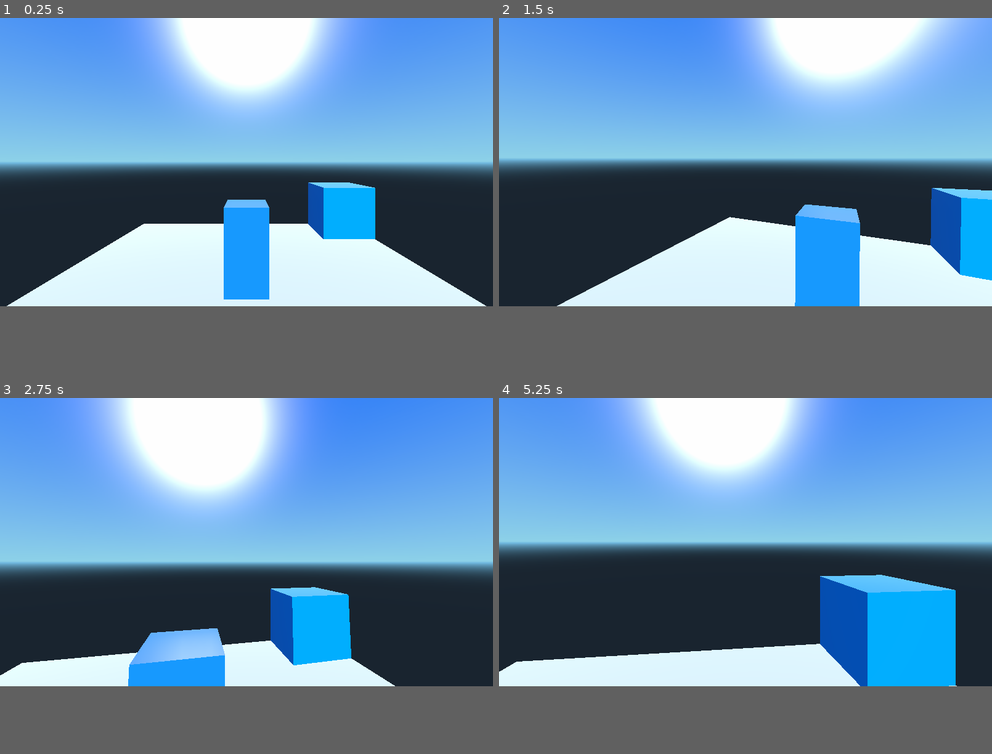
Above: before the commit, frames 1-4 (two rows, left to right).
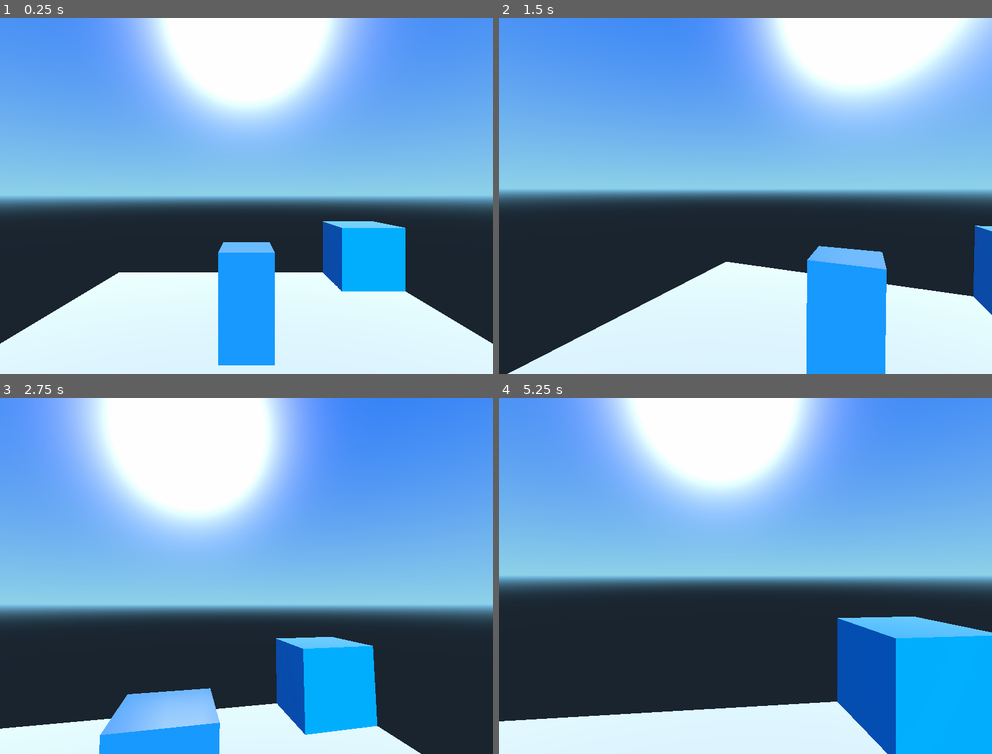
Above: after the commit, the same moments.

Repository: JaccomoLorenz/godot-camera-control
Game: Godot game, scene res://assets/maujoe.camera_control/demo/demo.tscn
Two runs of this game, one before a commit and one after it. Both use one fixed random seed, a clock stepped at 60 frames per second and the inputs below.
Inputs (mouse positions are in pixels of both pictures, inside the frame that each line leads up to):
- Up to frame 1 (0.25 s): no input
- Up to frame 2 (1.5 s): tap Enter at 0.5 s; move the mouse to (770, 160) at 0.52 s; hold Up (ui_up) from 0.53 s (still down); click (770, 160) at 0.67 s; move the mouse to (720, 163) at 1.27 s; click (720, 163) at 1.42 s
- Up to frame 3 (2.75 s): keep holding Up (ui_up); move the mouse to (256, 536) at 2.02 s; click (256, 536) at 2.17 s
- Up to frame 4 (5.25 s): keep holding Up (ui_up); move the mouse to (740, 547) at 2.77 s; click (740, 547) at 2.92 s; move the mouse to (780, 543) at 3.52 s; click (780, 543) at 3.67 s; move the mouse to (706, 540) at 4.27 s; click (706, 540) at 4.42 s; move the mouse to (750, 540) at 5.02 s; click (750, 540) at 5.17 s
In our replay, the window is 800x468 before the commit and 800x578 after it. These sizes can differ from the game's own. Grey fills any space a smaller window leaves; there, only what the larger window draws over its background counts as a difference.

The runs differ from the first frame. In frame 1, 51% of the frame differs, in the area x 0-100%, y 0-100%; in frame 2, 47%; in frame 3, 47%; in frame 4, 48%.

Commit message:
Add files via upload
Increased Window height to 740 to allow GUI to be seen a TODO for later might be to make it a scrollContainer

Diff:
--- a/project.godot
+++ b/project.godot
@@ -21,8 +21,9 @@
 
 [display]
 
+window/size/height=740
 window/size/test_width=1024
-window/size/test_height=600
+window/size/test_height=740
 
 [input]
 
@@ -85,6 +86,18 @@
 "events": [ Object(InputEventMouseButton,"resource_local_to_scene":false,"resource_name":"","device":0,"alt":false,"shi …(212 unchanged characters)…
  ]
 }
+ui_zoom_in={
+"deadzone": 0.5,
+"events": [ Object(InputEventMouseButton,"resource_local_to_scene":false,"resource_name":"","device":0,"alt":false,"shift":false,"control":false,"meta":false,"command":false,"button_mask":0,"position":Vector2( 0, 0 ),"global_position":Vector2( 0, 0 ),"factor":1.0,"button_index":4,"pressed":false,"doubleclick":false,"script":null)
+, Object(InputEventKey,"resource_local_to_scene":false,"resource_name":"","device":0,"alt":false,"shift":true,"control":false,"meta":false,"command":false,"pressed":false,"scancode":61,"unicode":0,"echo":false,"script":null)
+ ]
+}
+ui_zoom_out={
+"deadzone": 0.5,
+"events": [ Object(InputEventMouseButton,"resource_local_to_scene":false,"resource_name":"","device":0,"alt":false,"shift":false,"control":false,"meta":false,"command":false,"button_mask":0,"position":Vector2( 0, 0 ),"global_position":Vector2( 0, 0 ),"factor":1.0,"button_index":5,"pressed":false,"doubleclick":false,"script":null)
+, Object(InputEventKey,"resource_local_to_scene":false,"resource_name":"","device":0,"alt":false,"shift":false,"control":false,"meta":false,"command":false,"pressed":false,"scancode":45,"unicode":0,"echo":false,"script":null)
+ ]
+}
 
 [rendering]
 
